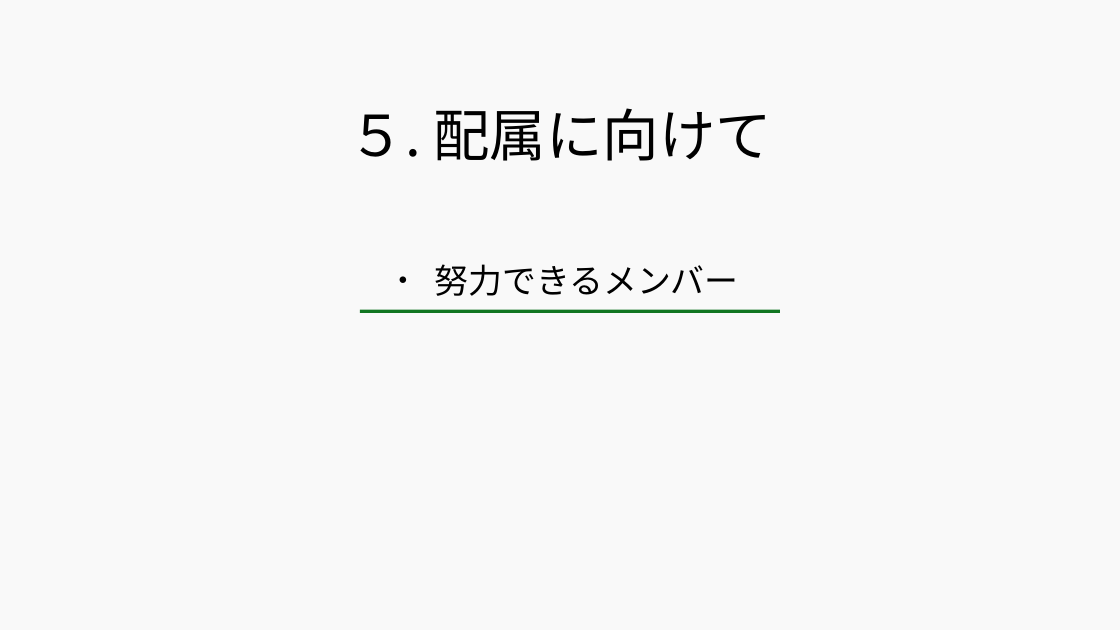
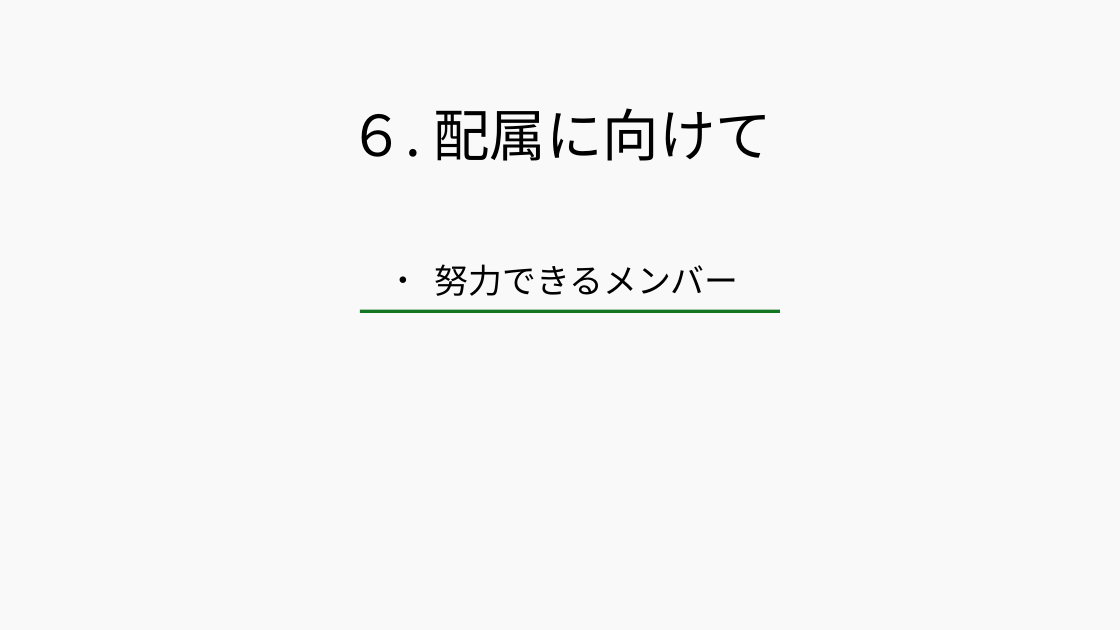
Before and after one commit to 2022java42-student008/LibraryProject, a slide deck: slide 11 of 図書管理システム - コピー.odp (slide 7 before the commit). Drawn at 1120x630 pixels with LibreOffice and Linux fonts; fonts in the diff are those of the drawing. Boxes give left, top, right and bottom in pixels: in the first picture for what was removed or moved away, otherwise in the second. Text is boxed around its words. In the diff, an @@ line names an element or a change of style, - is before the commit and + after.

```diff
--- a/図書管理システム - コピー.odp
+++ b/図書管理システム - コピー.odp
@@ title at bbox=[349, 108, 772, 161]: text changed @@
-５. 配属に向けて
+６. 配属に向けて
```
Also in this commit, not shown: 6 other slides changed, 4 slides added.
